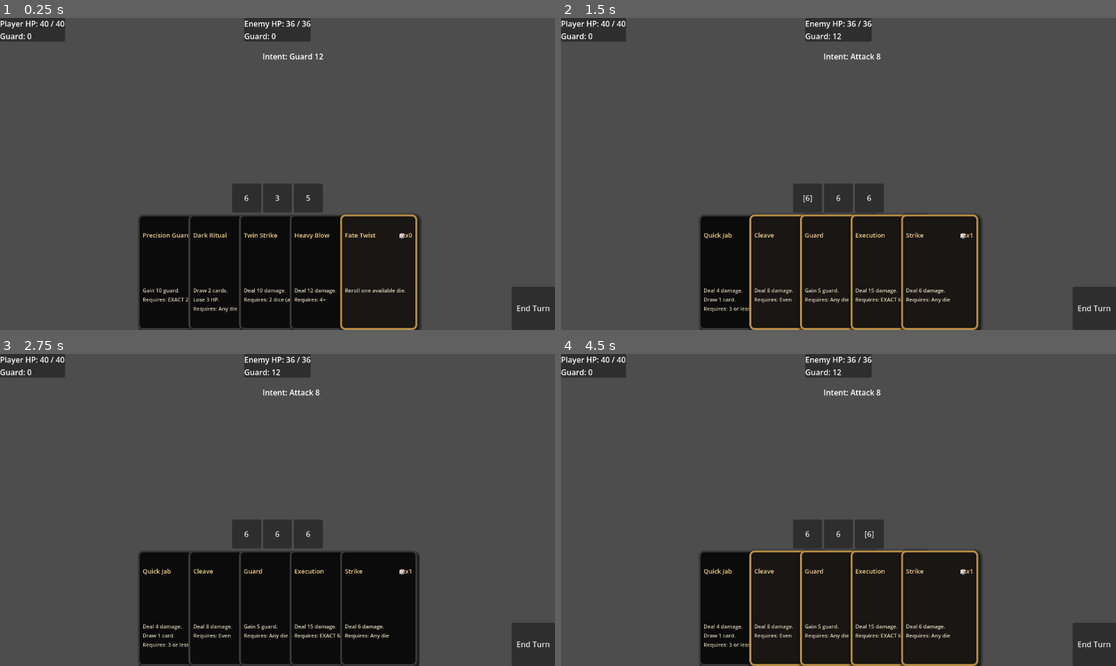
Above: before the commit, frames 1-4 (two rows, left to right).
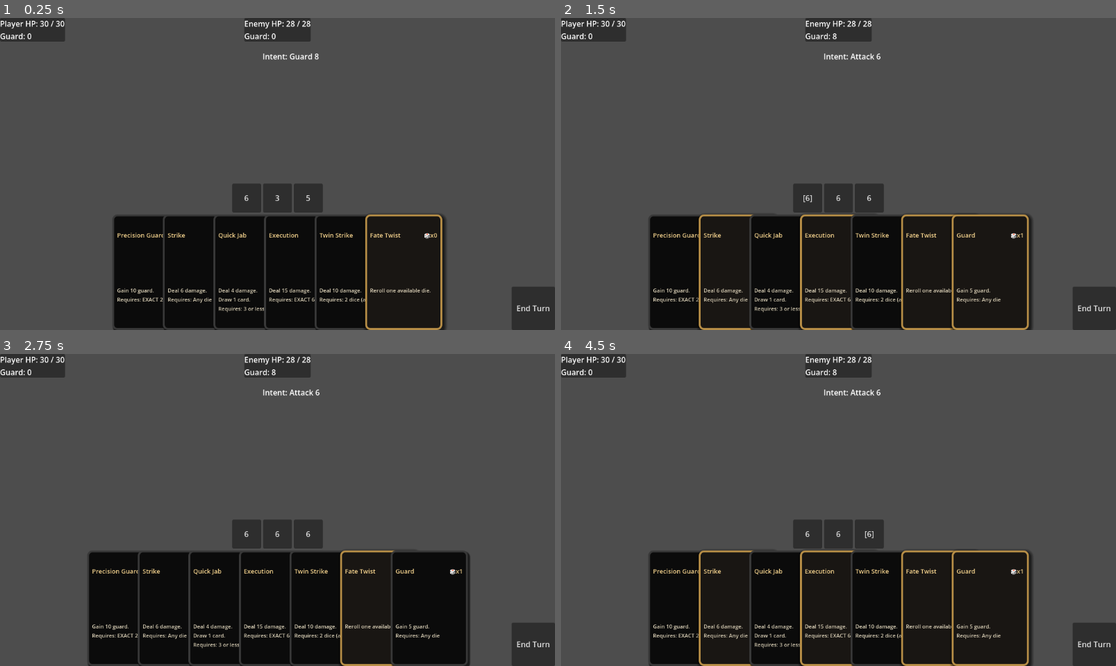
Above: after the commit, the same moments.

Repository: Bbran4/TheThroneThatBreathes
Game: Godot game, scene res://scenes/CombatTest.tscn
The game is run twice, just before and just after one commit, with the same random seed, the same clock (stepped at 60 frames per second) and the same inputs.
Inputs:
- Up to frame 1 (0.25 s): no input
- Up to frame 2 (1.5 s): click "End Turn" at 0.5 s; click "6" at 1.25 s
- Up to frame 3 (2.75 s): click "[6]" at 2 s
- Up to frame 4 (4.5 s): click "6" at 2.75 s; click "[6]" at 3.5 s; click "6" at 4.25 s

The runs differ from the first frame. In frame 1, 6.1% of the frame differs, in the area x 7-81%, y 0-100%; in frame 2, 8.5%, in the area x 7-85%, y 0-100%; in frame 3, 7.9%; in frame 4, 8.5%.

Commit message:
Combatant Hands

Diff:
--- /dev/null
+++ b/resources/characters/ExiledKnight.tres
@@ -0,0 +1,22 @@
+[gd_resource type="Resource" script_class="CombatantData" format=3 uid="uid://wuq22glnh27c"]
+
+[ext_resource type="Script" uid="uid://0vgymfy4egw4" path="res://scripts/combat/CombatantData.gd" id="1_8sdo4"]
+[ext_resource type="Script" uid="uid://c6v6cyclnv500" path="res://scripts/combat/CardData.gd" id="2_jr1e6"]
+[ext_resource type="Resource" uid="uid://dfh04h2nyx7wo" path="res://resources/characters/ExiledKnightStats.tres" id="3_jr1e6"]
+[ext_resource type="Resource" uid="uid://dwtgw0nqbdy5p" path="res://resources/cards/Strike.tres" id="3_n0e86"]
+[ext_resource type="Resource" uid="uid://bg3w4evgqg7n4" path="res://resources/cards/Cleave.tres" id="4_e5qh0"]
+[ext_resource type="Resource" uid="uid://wbp2t40kpxby" path="res://resources/cards/DarkRitual.tres" id="5_gspro"]
+[ext_resource type="Resource" uid="uid://chjeca26whnm" path="res://resources/cards/Execution.tres" id="6_cbna0"]
+[ext_resource type="Resource" uid="uid://bjd605pctd2tj" path="res://resources/cards/FateTwist.tres" id="7_3gqma"]
+[ext_resource type="Resource" uid="uid://clbraadrbyb5u" path="res://resources/cards/Guard.tres" id="8_4x3cc"]
+[ext_resource type="Resource" uid="uid://cjbc63iwfx7it" path="res://resources/cards/HeavyBlow.tres" id="9_uvyxt"]
+[ext_resource type="Resource" uid="uid://b85ava5av40jk" path="res://resources/cards/PrecisionGuard.tres" id="10_1oks2"]
+[ext_resource type="Resource" uid="uid://bvw6exk2jecjx" path="res://resources/cards/QuickJab.tres" id="11_fnvj0"]
+[ext_resource type="Resource" uid="uid://c44i5167vmuk5" path="res://resources/cards/TwinStrike.tres" id="12_kox51"]
+
+[resource]
+script = ExtResource("1_8sdo4")
+display_name = "Exiled Knight"
+stats = ExtResource("3_jr1e6")
+starting_deck = Array[ExtResource("2_jr1e6")]([ExtResource("3_n0e86"), ExtResource("4_e5qh0"), ExtResource("5_gspro"), ExtResource("6_cbna0"), ExtResource("7_3gqma"), ExtResource("8_4x3cc"), ExtResource("9_uvyxt"), ExtResource("10_1oks2"), ExtResource("11_fnvj0"), ExtResource("3_n0e86"), ExtResource("12_kox51")])
+metadata/_custom_type_script = "uid://0vgymfy4egw4"
--- /dev/null
+++ b/resources/characters/ExiledKnightStats.tres
@@ -0,0 +1,7 @@
+[gd_resource type="Resource" script_class="CharacterStats" format=3 uid="uid://dfh04h2nyx7wo"]
+
+[ext_resource type="Script" uid="uid://c04oea2ycr8hr" path="res://scripts/combat/CharacterStats.gd" id="1_ovg54"]
+
+[resource]
+script = ExtResource("1_ovg54")
+metadata/_custom_type_script = "uid://c04oea2ycr8hr"
--- /dev/null
+++ b/resources/enemies/CrownboundGuard.tres
@@ -0,0 +1,15 @@
+[gd_resource type="Resource" script_class="CombatantData" format=3 uid="uid://dcw5eigaq2x3m"]
+
+[ext_resource type="Script" uid="uid://0vgymfy4egw4" path="res://scripts/combat/CombatantData.gd" id="1_q6s5n"]
+[ext_resource type="Script" uid="uid://c6v6cyclnv500" path="res://scripts/combat/CardData.gd" id="2_ejcgt"]
+[ext_resource type="Resource" uid="uid://fpcubyocjj4x" path="res://resources/cards/enemies/ShieldWall.tres" id="3_87fhj"]
+[ext_resource type="Resource" uid="uid://dooes0fcekh4w" path="res://resources/cards/enemies/Rustblade.tres" id="4_nnx6x"]
+[ext_resource type="Resource" uid="uid://60clvp01nrlb" path="res://resources/cards/enemies/HeavyCleave.tres" id="5_sb0g1"]
+[ext_resource type="Resource" uid="uid://c230eqyqxmn0i" path="res://resources/enemies/CrownboundGuardStats.tres" id="6_uul51"]
+
+[resource]
+script = ExtResource("1_q6s5n")
+display_name = "Crownbound Guard"
+stats = ExtResource("6_uul51")
+starting_deck = Array[ExtResource("2_ejcgt")]([ExtResource("3_87fhj"), ExtResource("3_87fhj"), ExtResource("4_nnx6x"), ExtResource("5_sb0g1")])
+metadata/_custom_type_script = "uid://0vgymfy4egw4"
--- /dev/null
+++ b/resources/enemies/HollowAcolyte.tres
@@ -0,0 +1,15 @@
+[gd_resource type="Resource" script_class="CombatantData" format=3 uid="uid://cihmxdwhbg2la"]
+
+[ext_resource type="Script" uid="uid://0vgymfy4egw4" path="res://scripts/combat/CombatantData.gd" id="1_gt3fr"]
+[ext_resource type="Script" uid="uid://c6v6cyclnv500" path="res://scripts/combat/CardData.gd" id="2_spysg"]
+[ext_resource type="Resource" uid="uid://bbwh6hfhnwyuk" path="res://resources/cards/enemies/ChantingGuard.tres" id="3_6wrml"]
+[ext_resource type="Resource" uid="uid://b8c7o4bktd234" path="res://resources/cards/enemies/BoneKnife.tres" id="4_wxm5t"]
+[ext_resource type="Resource" uid="uid://q086nkypn0m1" path="res://resources/cards/enemies/DarkPrayer.tres" id="5_pj8vh"]
+[ext_resource type="Resource" uid="uid://c0epol8boxooy" path="res://resources/enemies/HollowAcolyteStats.tres" id="6_tldyn"]
+
+[resource]
+script = ExtResource("1_gt3fr")
+display_name = "Hollow Acolyte"
+stats = ExtResource("6_tldyn")
+starting_deck = Array[ExtResource("2_spysg")]([ExtResource("3_6wrml"), ExtResource("3_6wrml"), ExtResource("4_wxm5t"), ExtResource("5_pj8vh")])
+metadata/_custom_type_script = "uid://0vgymfy4egw4"
--- /dev/null
+++ b/resources/enemies/RotWolf.tres
@@ -0,0 +1,15 @@
+[gd_resource type="Resource" script_class="CombatantData" format=3 uid="uid://bpnfmkbsa56jq"]
+
+[ext_resource type="Script" uid="uid://0vgymfy4egw4" path="res://scripts/combat/CombatantData.gd" id="1_gx1gd"]
+[ext_resource type="Script" uid="uid://c6v6cyclnv500" path="res://scripts/combat/CardData.gd" id="2_nyl34"]
+[ext_resource type="Resource" uid="uid://dykohbf2ijjbm" path="res://resources/cards/enemies/Bite.tres" id="3_8ixno"]
+[ext_resource type="Resource" uid="uid://dcf3m8olk7a1g" path="res://resources/cards/enemies/Claw.tres" id="4_2g0nk"]
+[ext_resource type="Resource" uid="uid://clbraadrbyb5u" path="res://resources/cards/Guard.tres" id="5_qyu34"]
+[ext_resource type="Resource" uid="uid://nvhpyf5ynn16" path="res://resources/enemies/RotWolfStats.tres" id="6_nhsdm"]
+
+[resource]
+script = ExtResource("1_gx1gd")
+display_name = "Rot Wolf"
+stats = ExtResource("6_nhsdm")
+starting_deck = Array[ExtResource("2_nyl34")]([ExtResource("3_8ixno"), ExtResource("3_8ixno"), ExtResource("4_2g0nk"), ExtResource("5_qyu34")])
+metadata/_custom_type_script = "uid://0vgymfy4egw4"
--- a/scenes/CombatTest.tscn
+++ b/scenes/CombatTest.tscn
@@ -2,33 +2,18 @@
 
 [ext_resource type="Script" uid="uid://ccwada60nx028" path="res://scripts/combat/CombatTest.gd" id="1_aa5v2"]
 [ext_resource type="Script" uid="uid://ca0wwrvp3wqly" path="res://scripts/combat/CombatManager.gd" id="2_84fr5"]
-[ext_resource type="Resource" uid="uid://ckuoywb7m42ga" path="res://resources/test/PlayerStats.tres" id="2_mvvgd"]
-[ext_resource type="Resource" uid="uid://c230eqyqxmn0i" path="res://resources/enemies/CrownboundGuardStats.tres" id="3_ifsdk"]
+[ext_resource type="Resource" uid="uid://wuq22glnh27c" path="res://resources/characters/ExiledKnight.tres" id="2_gaico"]
+[ext_resource type="Resource" uid="uid://cihmxdwhbg2la" path="res://resources/enemies/HollowAcolyte.tres" id="3_gaico"]
 [ext_resource type="Script" uid="uid://cui60d7oj1du7" path="res://scripts/combat/PlayerCombatant.gd" id="3_psff3"]
-[ext_resource type="Script" uid="uid://c6v6cyclnv500" path="res://scripts/combat/CardData.gd" id="4_8equi"]
 [ext_resource type="Script" uid="uid://lmhct1c1dyfj" path="res://scripts/combat/EnemyCombatant.gd" id="4_uvkbr"]
-[ext_resource type="Resource" uid="uid://dwtgw0nqbdy5p" path="res://resources/cards/Strike.tres" id="5_2nakn"]
-[ext_resource type="Resource" uid="uid://clbraadrbyb5u" path="res://resources/cards/Guard.tres" id="6_e14ux"]
-[ext_resource type="Resource" uid="uid://cjbc63iwfx7it" path="res://resources/cards/HeavyBlow.tres" id="7_qf82r"]
-[ext_resource type="Resource" uid="uid://bvw6exk2jecjx" path="res://resources/cards/QuickJab.tres" id="8_5tqi3"]
-[ext_resource type="Resource" uid="uid://bg3w4evgqg7n4" path="res://resources/cards/Cleave.tres" id="9_xve5x"]
-[ext_resource type="Resource" uid="uid://chjeca26whnm" path="res://resources/cards/Execution.tres" id="10_28vxc"]
-[ext_resource type="Resource" uid="uid://b85ava5av40jk" path="res://resources/cards/PrecisionGuard.tres" id="11_bugva"]
 [ext_resource type="PackedScene" uid="uid://dhvfey22vpu1o" path="res://scenes/ui/CombatUI.tscn" id="11_qqmgp"]
 [ext_resource type="PackedScene" uid="uid://ciar7k28ykcld" path="res://scenes/ui/CardView.tscn" id="12_8equi"]
-[ext_resource type="Resource" uid="uid://c44i5167vmuk5" path="res://resources/cards/TwinStrike.tres" id="12_ifsdk"]
-[ext_resource type="Resource" uid="uid://wbp2t40kpxby" path="res://resources/cards/DarkRitual.tres" id="13_plbue"]
-[ext_resource type="Resource" uid="uid://bjd605pctd2tj" path="res://resources/cards/FateTwist.tres" id="14_xve5x"]
-[ext_resource type="Resource" uid="uid://fpcubyocjj4x" path="res://resources/cards/enemies/ShieldWall.tres" id="15_plbue"]
-[ext_resource type="Resource" uid="uid://dooes0fcekh4w" path="res://resources/cards/enemies/Rustblade.tres" id="16_1eg2t"]
-[ext_resource type="Resource" uid="uid://60clvp01nrlb" path="res://resources/cards/enemies/HeavyCleave.tres" id="17_qb3xo"]
 
 [node name="CombatTest" type="Node" unique_id=1986889536]
 script = ExtResource("1_aa5v2")
-player_stats = ExtResource("2_mvvgd")
-enemy_stats = ExtResource("3_ifsdk")
-player_deck = Array[ExtResource("4_8equi")]([ExtResource("5_2nakn"), ExtResource("5_2nakn"), ExtResource("6_e14ux"), ExtResource("7_qf82r"), ExtResource("8_5tqi3"), ExtResource("9_xve5x"), ExtResource("10_28vxc"), ExtResource("11_bugva"), ExtResource("12_ifsdk"), ExtResource("13_plbue"), ExtResource("14_xve5x")])
-enemy_deck = Array[ExtResource("4_8equi")]([ExtResource("15_plbue"), ExtResource("15_plbue"), ExtResource("16_1eg2t"), ExtResource("17_qb3xo")])
+player_data = ExtResource("2_gaico")
+enemy_data = ExtResource("3_gaico")
+enemy_name = "Hollow Acolyte"
 
 [node name="CombatManager" type="Node" parent="." unique_id=1843945017]
 script = ExtResource("2_84fr5")
--- a/scripts/combat/CombatManager.gd
+++ b/scripts/combat/CombatManager.gd
@@ -21,7 +21,7 @@
 signal enemy_intent_prepared
 
 @export var starting_hand_size: int = 5
-@export var cards_drawn_per_turn: int = 5
+@export var cards_drawn_per_turn: int = 1
 
 var player: PlayerCombatant
 var enemy: EnemyCombatant
@@ -49,6 +49,9 @@
 	combat_is_active = true
 	combat_started.emit()
 
+	player.draw_cards(starting_hand_size)
+	enemy.draw_cards(starting_hand_size)
+
 	_prepare_enemy_intent()
 	start_player_turn()
 
@@ -61,6 +64,8 @@
 
 	player.reset_guard()
 	player.roll_dice()
+
+	# Player keeps their hand and draws only one new card per turn.
 	player.draw_cards(cards_drawn_per_turn)
 
 	player_turn_started.emit()
@@ -73,14 +78,10 @@
 	if not is_player_turn:
 		return
 
-	# If the enemy is already dead, end combat instead of passing turn.
 	if enemy == null or enemy.is_dead():
 		_end_combat(player)
 		return
 
-	# Discard remaining player hand at end of turn.
-	player.discard_hand()
-
 	is_player_turn = false
 	start_enemy_turn()
 
@@ -103,7 +104,6 @@
 	if selected_card != null:
 		_try_enemy_play_prepared_card(selected_card, selected_dice)
 
-	enemy.discard_hand()
 	enemy.clear_selected_card()
 
 	_check_combat_end()
@@ -245,9 +245,6 @@
 	_check_combat_end()
 
 func _prepare_enemy_intent() -> void:
-	# Enemy prepares its next action before the player acts.
-	# This gives the player tactical information.
-
 	enemy.roll_dice()
 	enemy.draw_cards(cards_drawn_per_turn)
 	enemy.prepare_intent()
@@ -273,4 +270,6 @@
 
 	_resolve_card(card, enemy, player)
 
+	enemy.discard_card(card)
+
 	return true
--- a/scripts/combat/CombatTest.gd
+++ b/scripts/combat/CombatTest.gd
@@ -6,11 +6,8 @@
 # Later, this will be replaced by proper scene loading,
 # character selection, enemy spawning, and UI.
 
-@export var player_stats: CharacterStats
-@export var enemy_stats: CharacterStats
-
-@export var player_deck: Array[CardData]
-@export var enemy_deck: Array[CardData]
+@export var player_data: CombatantData
+@export var enemy_data: CombatantData
 
 @onready var combat_manager: CombatManager = $CombatManager
 @onready var player: PlayerCombatant = $PlayerCombatant
@@ -22,25 +19,33 @@
 func _ready() -> void:
 	# Validate exported data before starting combat.
 	# This helps catch missing resources early.
-	if player_stats == null:
-		push_error("CombatTest is missing player_stats.")
+	if player_data == null:
+		push_error("CombatTest is missing player_data.")
 		return
 
-	if enemy_stats == null:
-		push_error("CombatTest is missing enemy_stats.")
+	if enemy_data == null:
+		push_error("CombatTest is missing enemy_data.")
 		return
 
-	if player_deck.is_empty():
-		push_error("CombatTest is missing player_deck.")
+	if player_data.stats == null:
+		push_error("Player data is missing stats.")
 		return
 
-	if enemy_deck.is_empty():
-		push_error("CombatTest is missing enemy_deck.")
+	if enemy_data.stats == null:
+		push_error("Enemy data is missing stats.")
+		return
+
+	if player_data.starting_deck.is_empty():
+		push_error("Player data is missing starting deck.")
+		return
+
+	if enemy_data.starting_deck.is_empty():
+		push_error("Enemy data is missing starting deck.")
 		return
 
 	# Setup combatants first.
-	player.setup(player_stats, player_deck)
-	enemy.setup_enemy(enemy_name, enemy_stats, enemy_deck)
+	player.setup(player_data.stats, player_data.starting_deck)
+	enemy.setup_enemy(enemy_data.display_name, enemy_data.stats, enemy_data.starting_deck)
 
 	# Then setup the manager.
 	combat_manager.setup_combat(player, enemy)
--- /dev/null
+++ b/scripts/combat/CombatantData.gd
@@ -0,0 +1,16 @@
+extends Resource
+class_name CombatantData
+
+# CombatantData defines a playable character or enemy setup.
+#
+# It connects:
+# - name
+# - stats
+# - starting deck
+#
+# This means characters and enemies can be created from data,
+# instead of manually assigning stats and decks separately.
+
+@export var display_name: String = "Unnamed Combatant"
+@export var stats: CharacterStats
+@export var starting_deck: Array[CardData] = []
Not shown, added: scripts/combat/CombatantData.gd.uid
